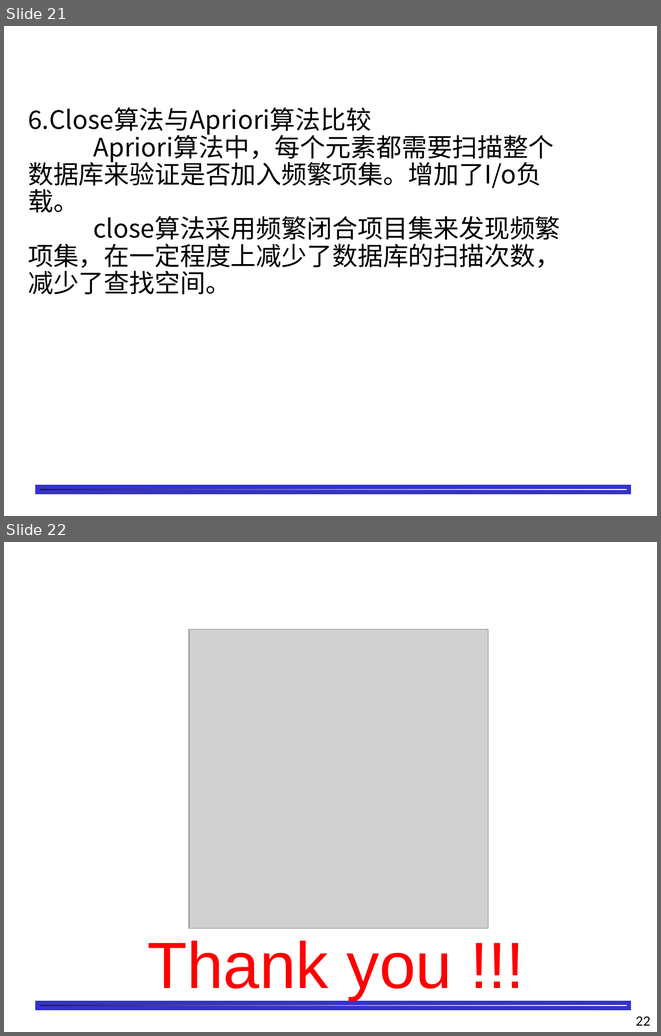
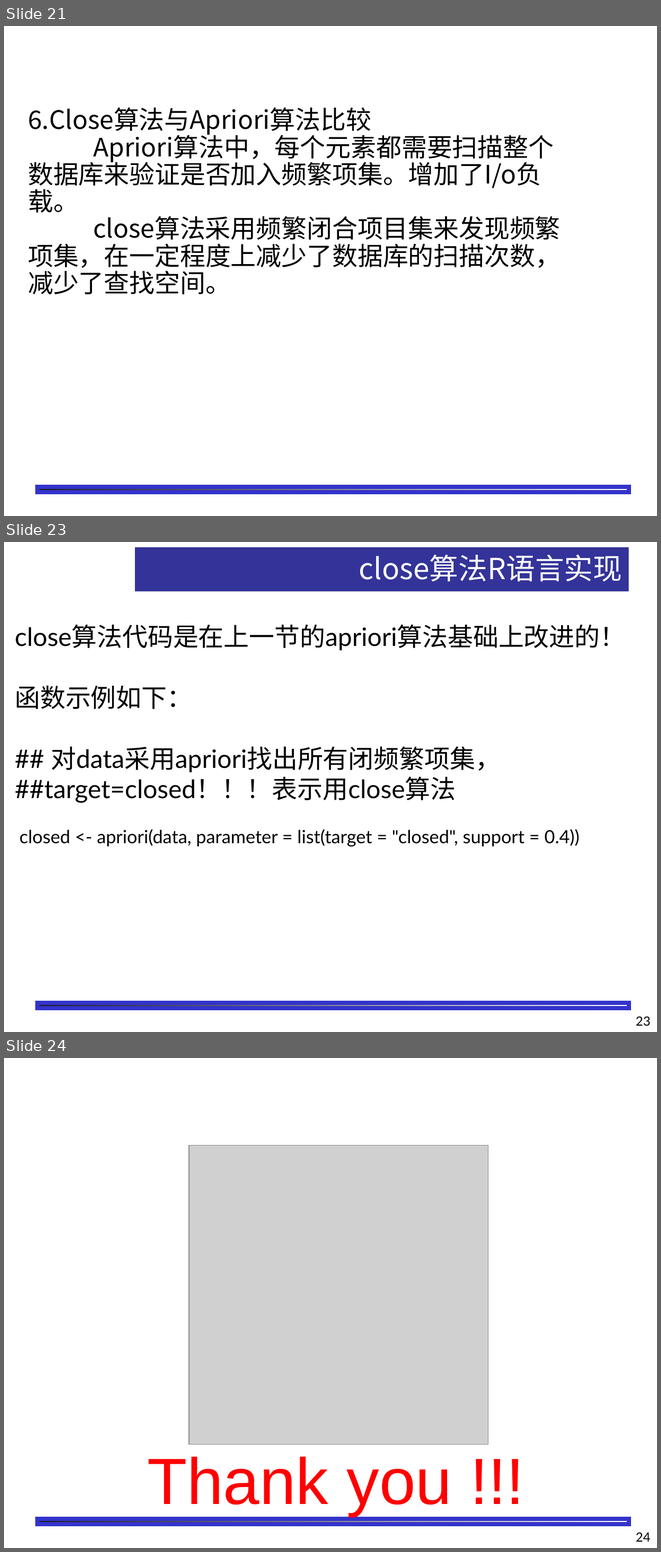
Before and after one commit to shfkuang/shfkuang.github.io, a slide deck: dm/ch3.2.ppt. Shown one above the other, each under a label of ours: slides 21 and 22 before the commit, slides 21, 23 and 24 after it; the slides between them are not shown. The pictures are 661x1036 and 661x1552 pixels, drawn with LibreOffice and Linux fonts; fonts in the diff are those of the drawing; grey boxes stand for pictures; background and template pictures are left out. Boxes give left, top, right and bottom in pixels: in the first picture for what was removed or moved away, otherwise in the second. Text is boxed around its words. In the diff, an @@ line names an element or a change of style, - is before the commit and + after.

```diff
--- a/dm/ch3.2.ppt
+++ b/dm/ch3.2.ppt
@@ slide 23 added at <box>4,542,657,1032</box>, background #FFFFFF; not listed: 1 template element that a slide beside it also shows @@
@@ rectangle added at <box>135,547,629,592</box>, fill #333399, 32 pt, text #FFFFFF @@
+close算法R语言实现
@@ text added at <box>15,624,625,847</box>, 28 pt, text #000000 @@
+close算法代码是在上一节的apriori算法基础上改进的！
+函数示例如下：
+## 对data采用apriori找出所有闭频繁项集，
+##target=closed！！！表示用close算法
+closed <- apriori(data, parameter = list(target = "closed", support = 0.4))
@@ page number added at <box>636,1016,651,1026</box>, 14 pt, text #000000 @@
+23
@@ what was slide 22 is now slide 24 @@
@@ page number at <box>636,1532,651,1541</box>: text changed @@
-22
+24
```
Also in this commit, not shown: 7 slides changed, 1 other slide added, 2 other files.
